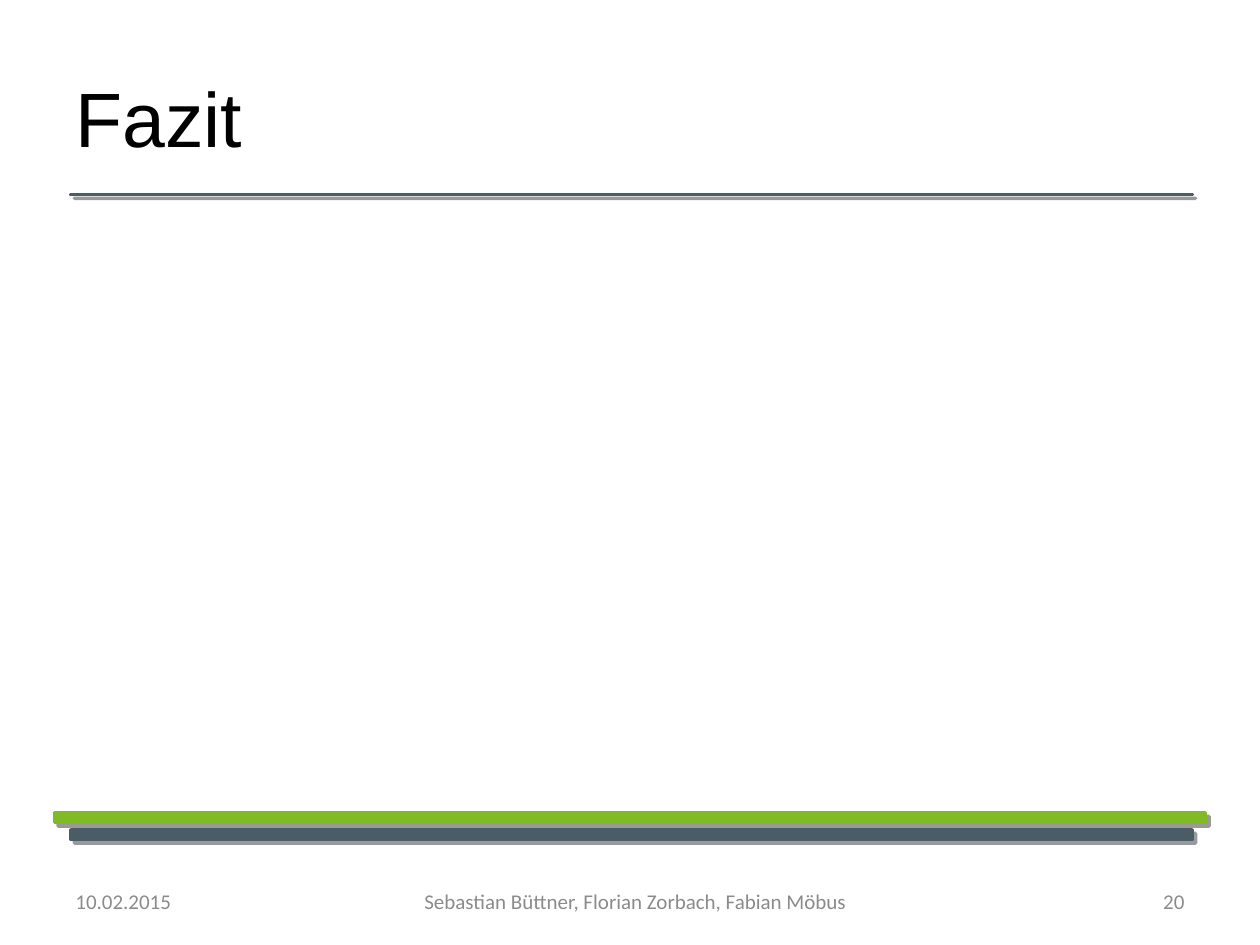
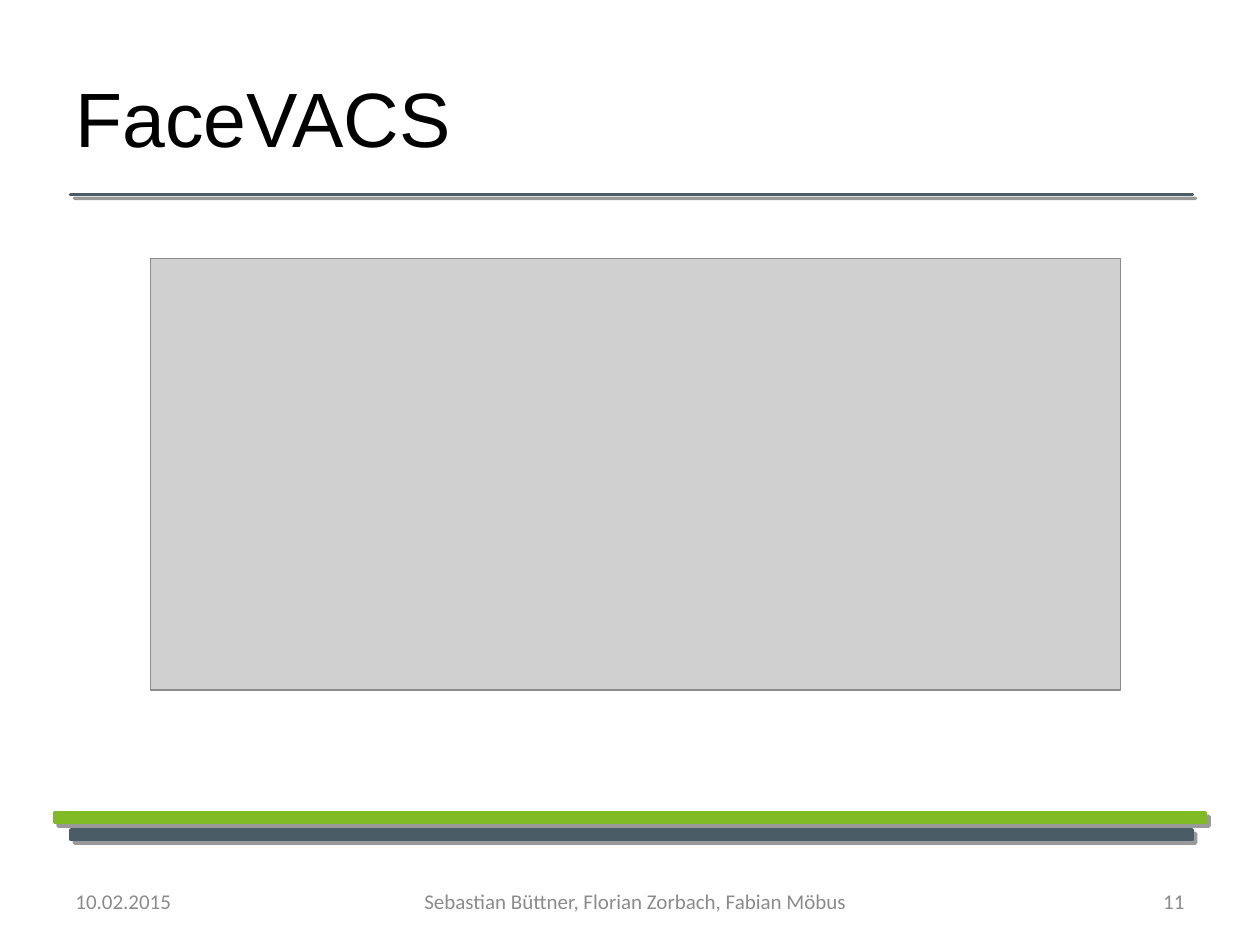
Before and after one commit to YoloSoftDE/YoloTrack, a slide deck: slide 11 of Documentation/Biometrie_praesentation.odp (slide 20 before the commit). Drawn at 1260x945 pixels with LibreOffice and Linux fonts; fonts in the diff are those of the drawing; grey boxes stand for pictures; background and template pictures are left out. Boxes give left, top, right and bottom in pixels: in the first picture for what was removed or moved away, otherwise in the second. Text is boxed around its words. In the diff, an @@ line names an element or a change of style, - is before the commit and + after.

```diff
--- a/Documentation/Biometrie_praesentation.odp
+++ b/Documentation/Biometrie_praesentation.odp
@@ text at (75,93,450,148): text changed @@
-Fazit
+FaceVACS
@@ picture added at (150,258,1120,690) @@
@@ page number at (1163,895,1184,909): text changed @@
-20
+11
```
Also in this commit, not shown: 12 other slides changed, 3 slides added.
